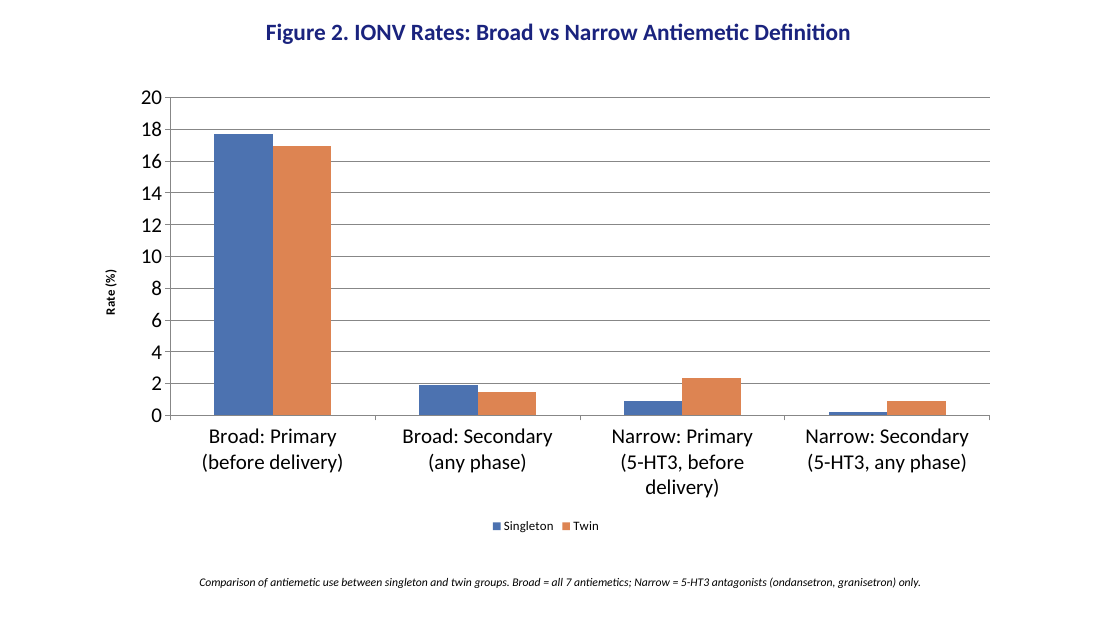
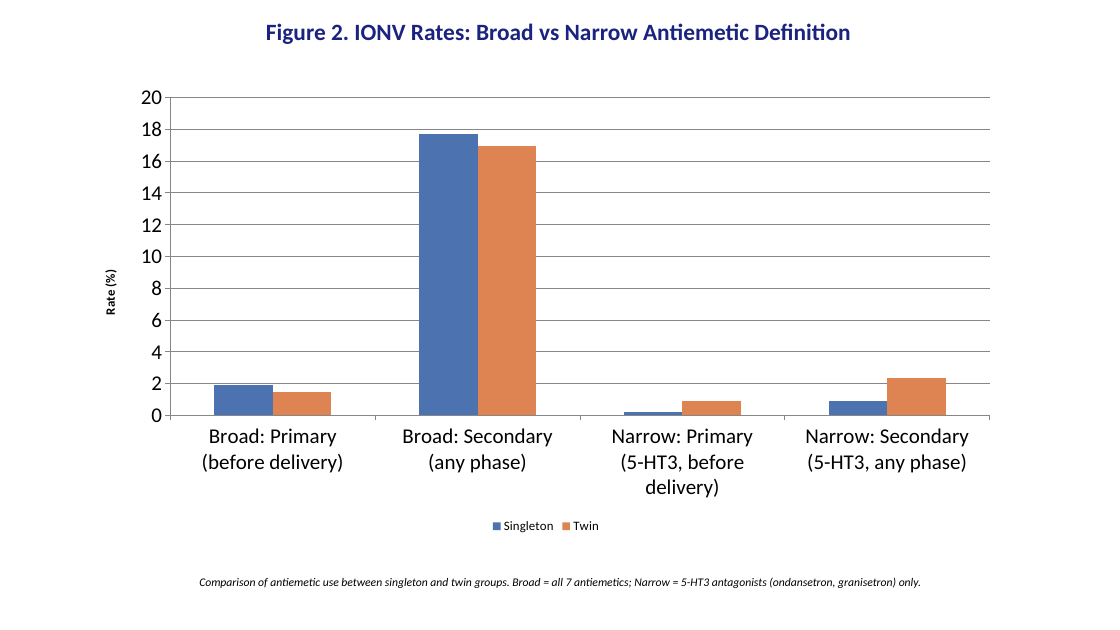
Before and after one commit to bougtoir/heat-accidents-mortality, a slide deck: slide 2 of yago_ionv/figures_strobe.pptx. Drawn at 1120x630 pixels with LibreOffice and Linux fonts; fonts in the diff are those of the drawing. Boxes give left, top, right and bottom in pixels: in the first picture for what was removed or moved away, otherwise in the second. Text is boxed around its words. In the diff, an @@ line names an element or a change of style, - is before the commit and + after.

```diff
--- a/yago_ionv/figures_strobe.pptx
+++ b/yago_ionv/figures_strobe.pptx
@@ column chart at [84,76,1008,538] @@
-Singleton: 17.7, 1.9, 0.9, 0.2
+Singleton: 1.9, 17.7, 0.2, 0.9
-Twin: 17, 1.5, 2.3, 0.9
+Twin: 1.5, 17, 0.9, 2.3
```
Also in this commit, not shown: 4 other slides changed, 17 other files.
